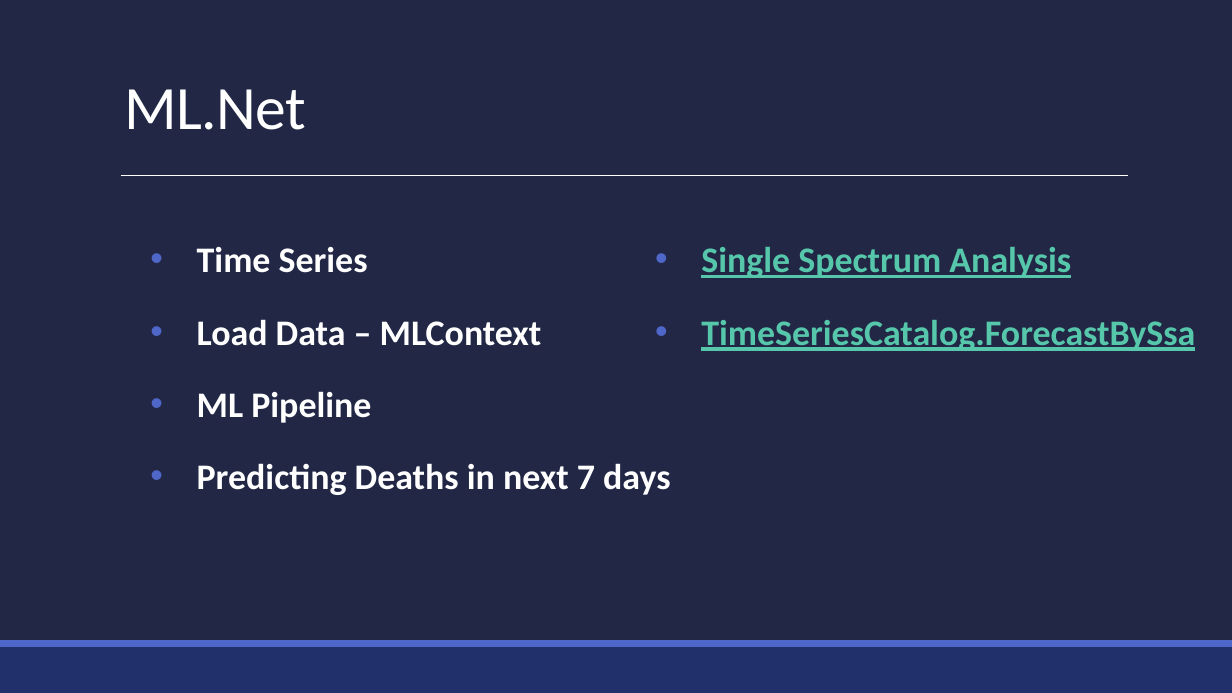
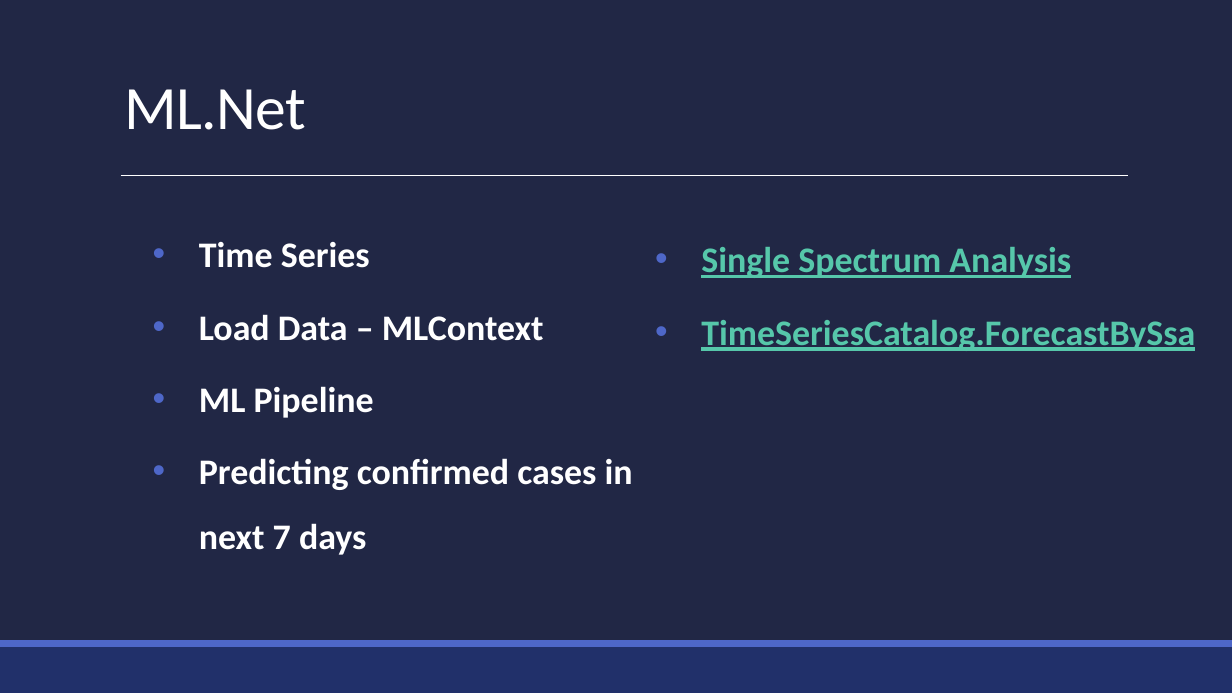
Before and after one commit to praveenraghuvanshi/tech-sessions, a slide deck: slide 12 of 31052020-virtualmlnet/virtualmlnet-2020.pptx (slide 11 before the commit). Drawn at 1232x693 pixels with LibreOffice and Linux fonts; fonts in the diff are those of the drawing. Boxes give left, top, right and bottom in pixels: in the first picture for what was removed or moved away, otherwise in the second. Text is boxed around its words. In the diff, an @@ line names an element or a change of style, - is before the commit and + after.

```diff
--- a/31052020-virtualmlnet/virtualmlnet-2020.pptx
+++ b/31052020-virtualmlnet/virtualmlnet-2020.pptx
@@ text at (199, 458, 633, 555): text changed @@
-  • Predicting Deaths in next 7 days
+  • Predicting confirmed cases in next 7 days
```
Also in this commit, not shown: 1 other slide changed, 1 slide added, 1 other file.
